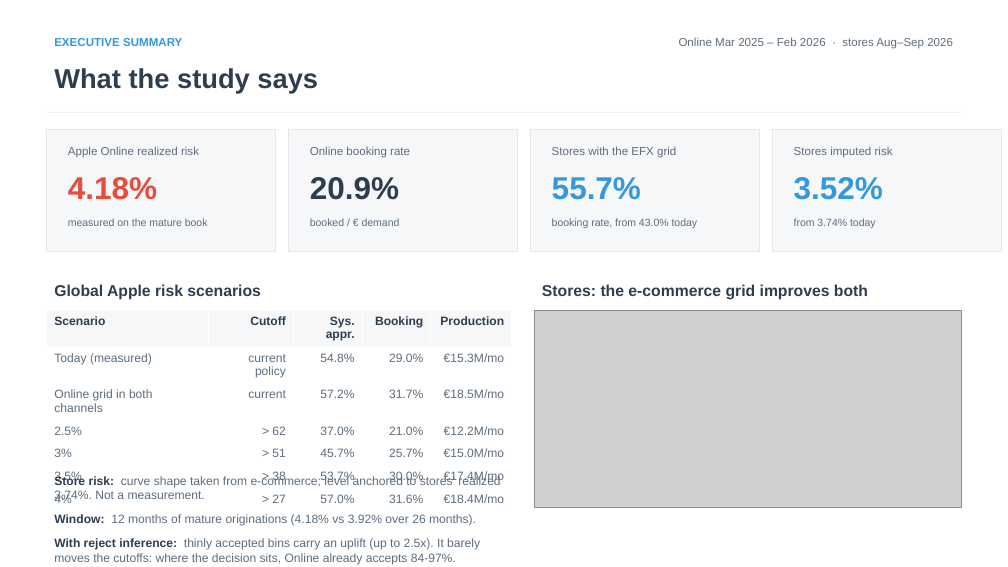
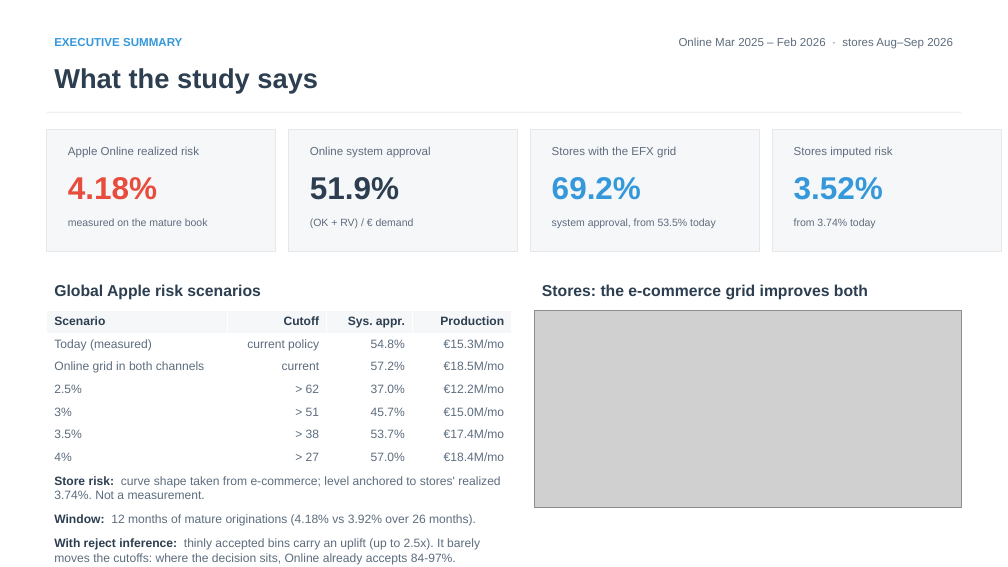
Before and after one commit to iocariz/scoring_tools, a slide deck: slide 2 of output/apple_deck/Apple_EFX_Study.pptx. Drawn at 1008x567 pixels with LibreOffice and Linux fonts; fonts in the diff are those of the drawing; grey boxes stand for pictures. Boxes give left, top, right and bottom in pixels: in the first picture for what was removed or moved away, otherwise in the second. Text is boxed around its words. In the diff, an @@ line names an element or a change of style, - is before the commit and + after.

```diff
--- a/output/apple_deck/Apple_EFX_Study.pptx
+++ b/output/apple_deck/Apple_EFX_Study.pptx
@@ text at [310, 146, 430, 158]: text changed @@
-Online booking rate
+Online system approval
@@ text at [310, 177, 399, 200]: text changed @@
-20.9%
+51.9%
@@ text at [552, 177, 641, 200]: text changed @@
-55.7%
+69.2%
@@ text at [310, 218, 414, 228]: text changed @@
-booked / € demand
+(OK + RV) / € demand
@@ text at [552, 218, 716, 228]: text changed @@
-booking rate, from 43.0% today
+system approval, from 53.5% today
@@ table at [47, 311, 511, 470] @@
-column 4: Booking | 29.0% | 31.7% | 21.0% | 25.7% | 30.0% | 31.6%
```
Also in this commit, not shown: 9 other slides changed, 5 other files.
